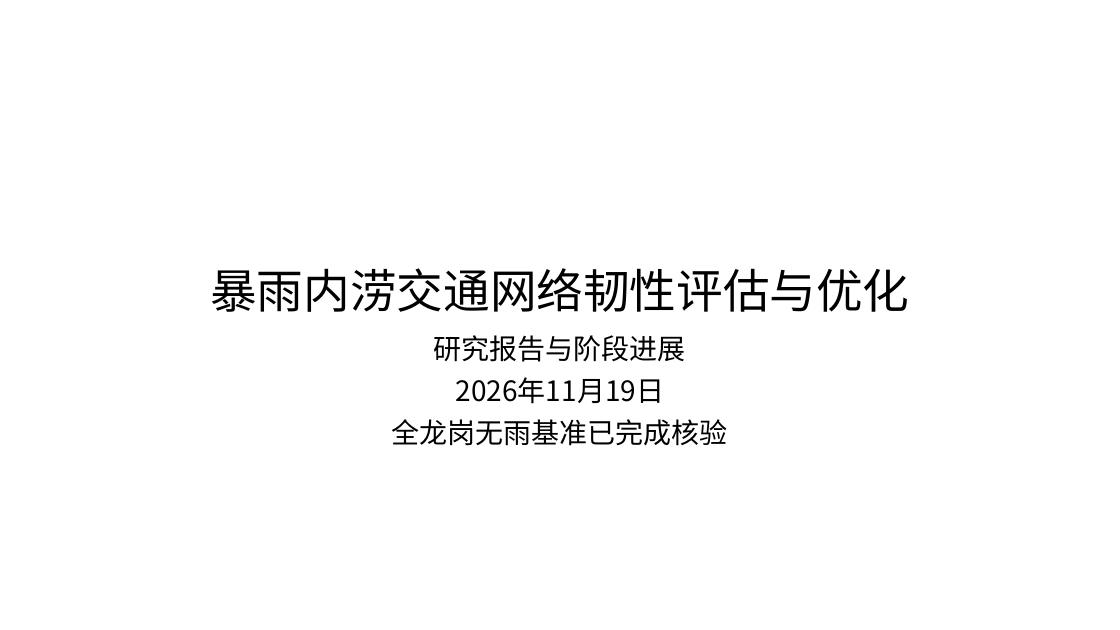
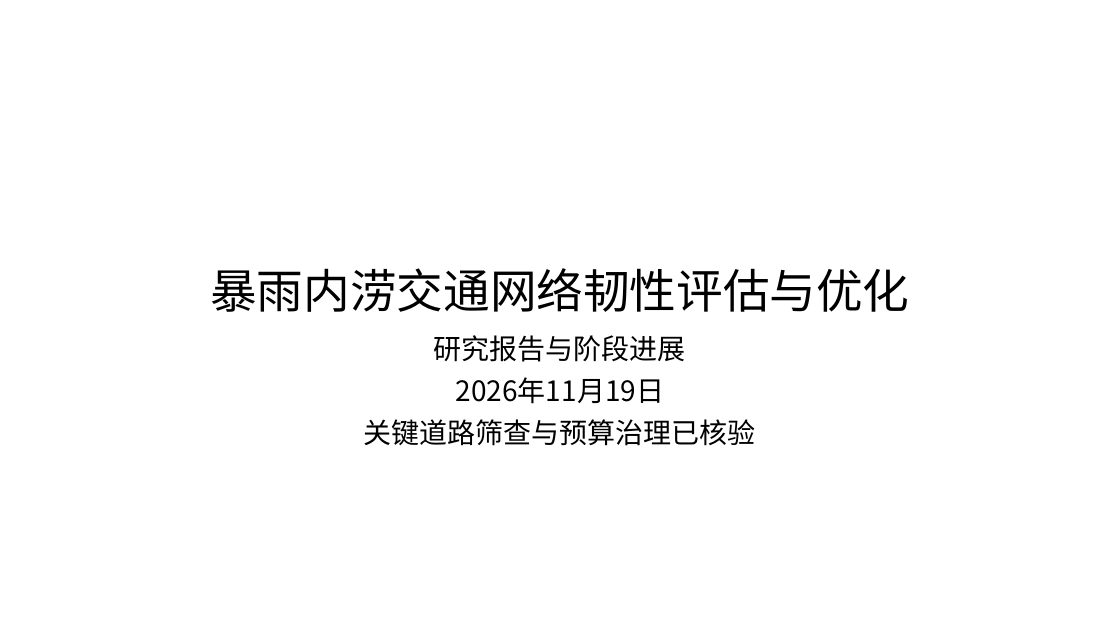
Before and after one commit to zhzhzh666/jiaotong, a slide deck: slide 1 of docs/deliverables/开题与阶段进展汇报.pptx. Drawn at 1120x630 pixels with LibreOffice and Linux fonts; fonts in the diff are those of the drawing. Boxes give left, top, right and bottom in pixels: in the first picture for what was removed or moved away, otherwise in the second. Text is boxed around its words. In the diff, an @@ line names an element or a change of style, - is before the commit and + after.

```diff
--- a/docs/deliverables/开题与阶段进展汇报.pptx
+++ b/docs/deliverables/开题与阶段进展汇报.pptx
@@ subtitle at [364, 419, 756, 446]: text changed @@
-全龙岗无雨基准已完成核验
+关键道路筛查与预算治理已核验
```
Also in this commit, not shown: 7 other slides changed, 4 slides added, 42 other files.
